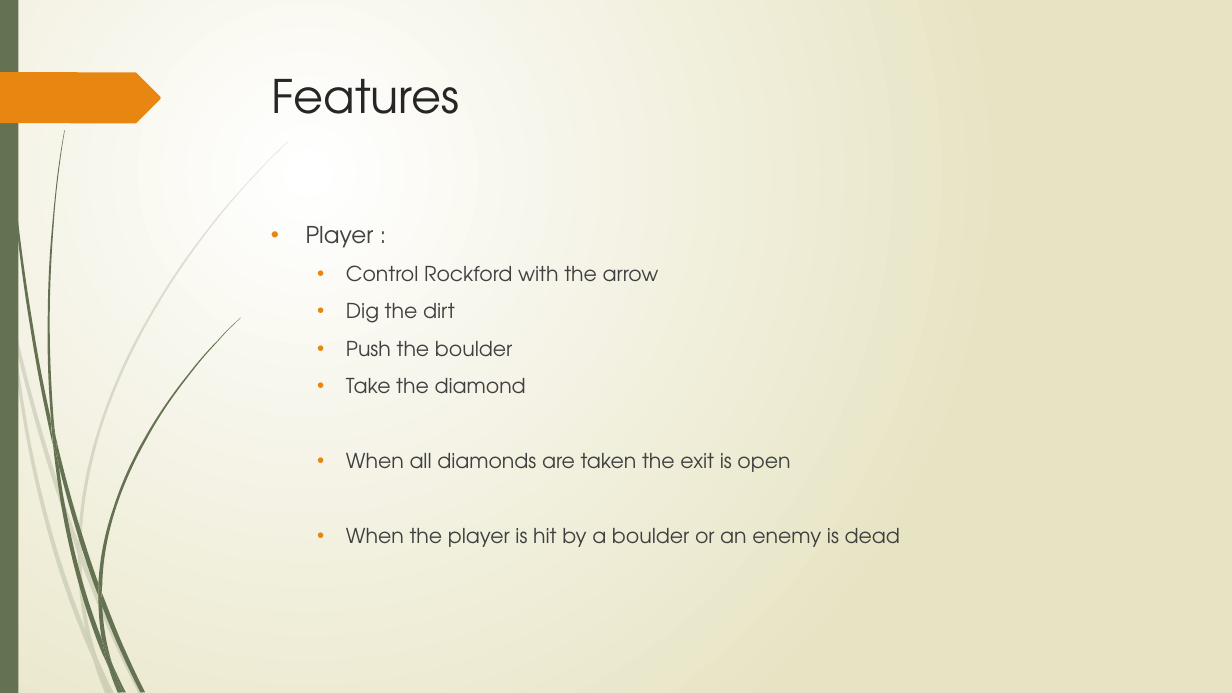
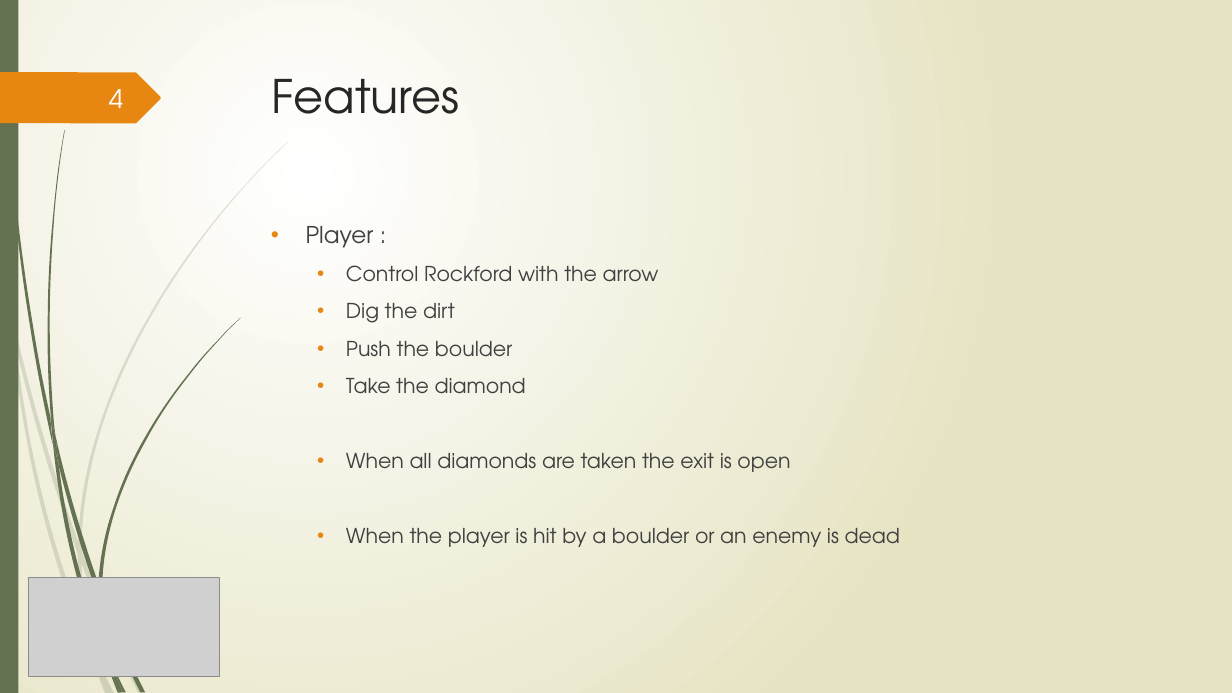
Before and after one commit to AlexandreTavernier/Boulderdash2, a slide deck: slide 4 of Boulder Dash Java Project.pptx. Drawn at 1232x693 pixels with LibreOffice and Linux fonts; fonts in the diff are those of the drawing; grey boxes stand for pictures. Boxes give left, top, right and bottom in pixels: in the first picture for what was removed or moved away, otherwise in the second. Text is boxed around its words. In the diff, an @@ line names an element or a change of style, - is before the commit and + after.

```diff
--- a/Boulder Dash Java Project.pptx
+++ b/Boulder Dash Java Project.pptx
@@ page number added at (x1=109, y1=89, x2=123, y2=108), 20 pt, text #FEFFFF @@
+4
@@ picture added at (x1=29, y1=578, x2=219, y2=677) @@
@@ freeform shape removed at (x1=98, y1=596, x2=112, y2=665) @@
@@ freeform shape removed at (x1=98, y1=583, x2=102, y2=606) @@
```
Also in this commit, not shown: 7 other slides changed.
